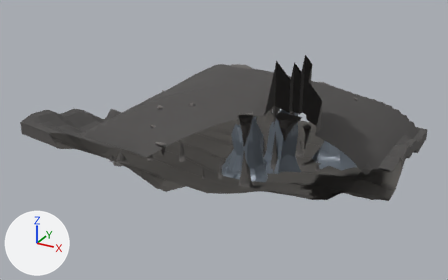
The glTF model assets/models/glb/DF-05.glb, before and after one commit.
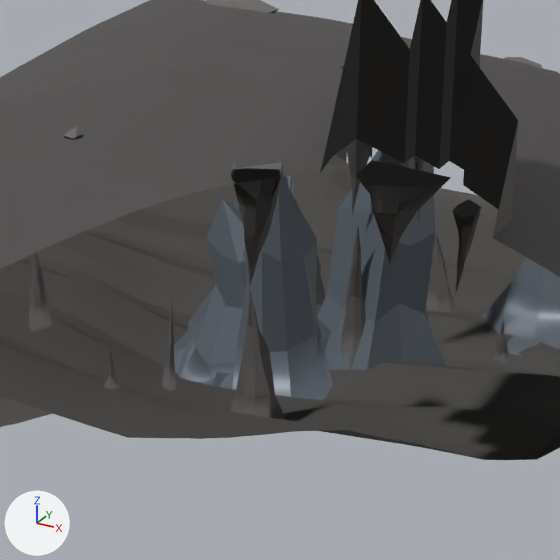
Old and new are each drawn whole from a 50 mm lens placed at (79.3, -157.8, 86.3), pointed at (-4.2, -6.0, 10.4) and again close up on the part from 38% to 75% of the width and 23% to 82% of the height. Lighting does not change. The marker at lower left points along +X, +Y and +Z. The first two pictures are the older version. Everything nearer to the camera than a plane just in front of the edit is cut away. Vertices at exactly the same position are counted once.

Objects in the first close-up: 'CavernColumns', 'CavernFloor', 'CavernShaft', 'CavernStalactites', 'CavernStalagmites', 'CavernVault', 'DistrictSignature' and 1 more.
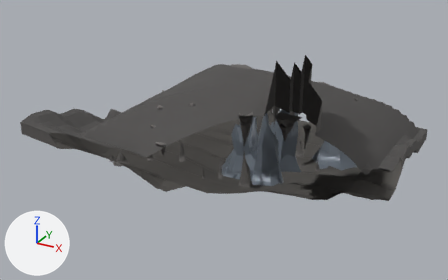
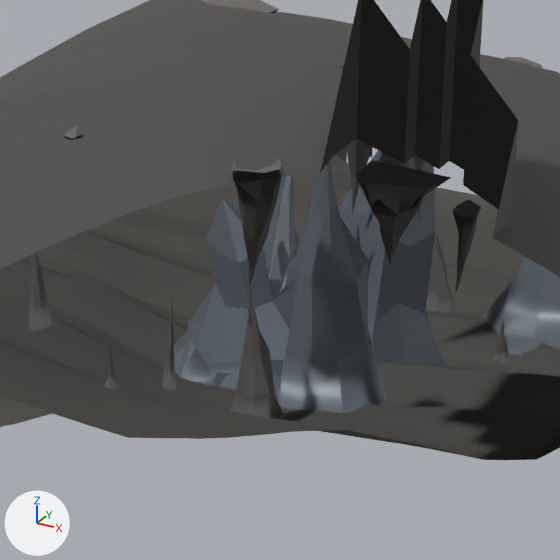
Where the newer file only moved an object's origin or applied its transform, the numbers keep the older frame.

The change, as a diff of the scene's bpy script:
```diff
--- a/assets/models/glb/DF-05.glb.py
+++ b/assets/models/glb/DF-05.glb.py
@@ me_districtsignature @@
 # used by ob_districtsignature; location = (11.37, 8.52, 10.99)
-me_districtsignature.from_pydata(...)  # 333 vertices, 630 faces; spans x -19.9..19.9, y -17.2..17.2, z -15.5..15.5
+me_districtsignature.from_pydata(...)  # 333 vertices, 630 faces; spans x -19.9..19.9, y -21.5..17.2, z -15.5..15.3
+# me_districtsignature part 1: the loose piece of 37 vertices spanning x -11.0..-2.2, y -17.1..-8.4, z -14.4..15.5 is multiplied about its middle by the matrix ((1.0, 0.0, 0.0), (0.0, 0.999, 0.006), (0.0, 0.0, 0.843)), then moved by (6.9, -4.4, 1.3)
+# other edits to the shape of me_districtsignature do not show in these pictures
 me_districtsignature.materials.append(mat_df_cavern_crystal)
```

Pixel boxes (x1, y1, x2, y2) of what changed, in the close-ups (560 x 560 px; the box of a moved part takes in the faces that stretch with it):
'DistrictSignature', reshaped
    before: (174, 150, 560, 400)
    after: (174, 150, 560, 413)
part 1 of me_districtsignature, moved or reshaped
    before: (232, 176, 333, 400)
    after: (277, 161, 386, 413)
